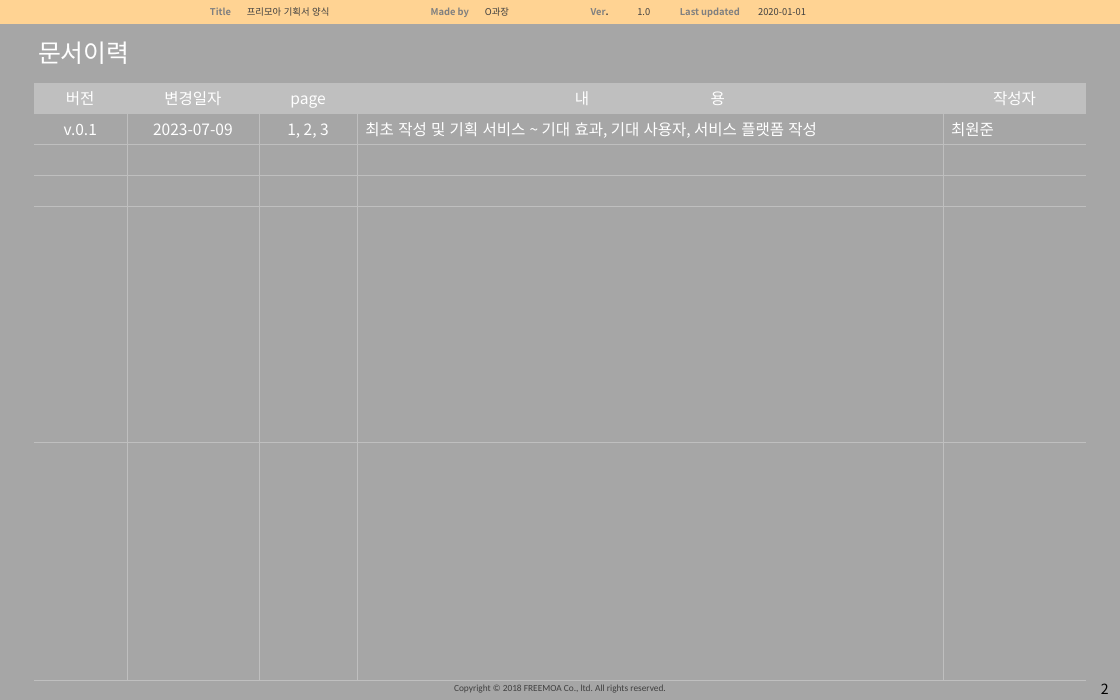
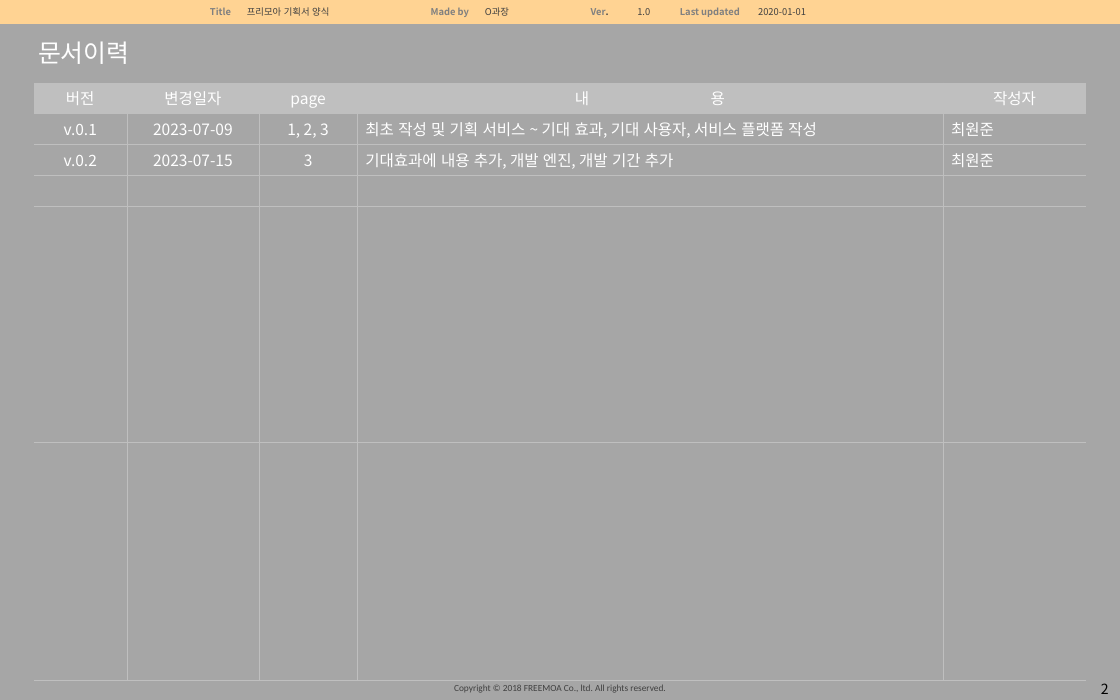
Before and after one commit to SeedStudioGame/Project_S, a slide deck: slide 2 of 자료/SeedStudio_ProjectS_기획서_v0.1.pptx. Drawn at 1120x700 pixels with LibreOffice and Linux fonts; fonts in the diff are those of the drawing. Boxes give left, top, right and bottom in pixels: in the first picture for what was removed or moved away, otherwise in the second. Text is boxed around its words. In the diff, an @@ line names an element or a change of style, - is before the commit and + after.

```diff
--- a/자료/SeedStudio_ProjectS_기획서_v0.1.pptx
+++ b/자료/SeedStudio_ProjectS_기획서_v0.1.pptx
@@ table at (34, 83, 1086, 665) @@
+row 3: v.0.2 | 2023-07-15 | 3 | 기대효과에 내용 추가, 개발 엔진, 개발 기간 추가 | 최원준
-row 6:  |  |  |  | 
```
Also in this commit, not shown: 1 other slide changed.
